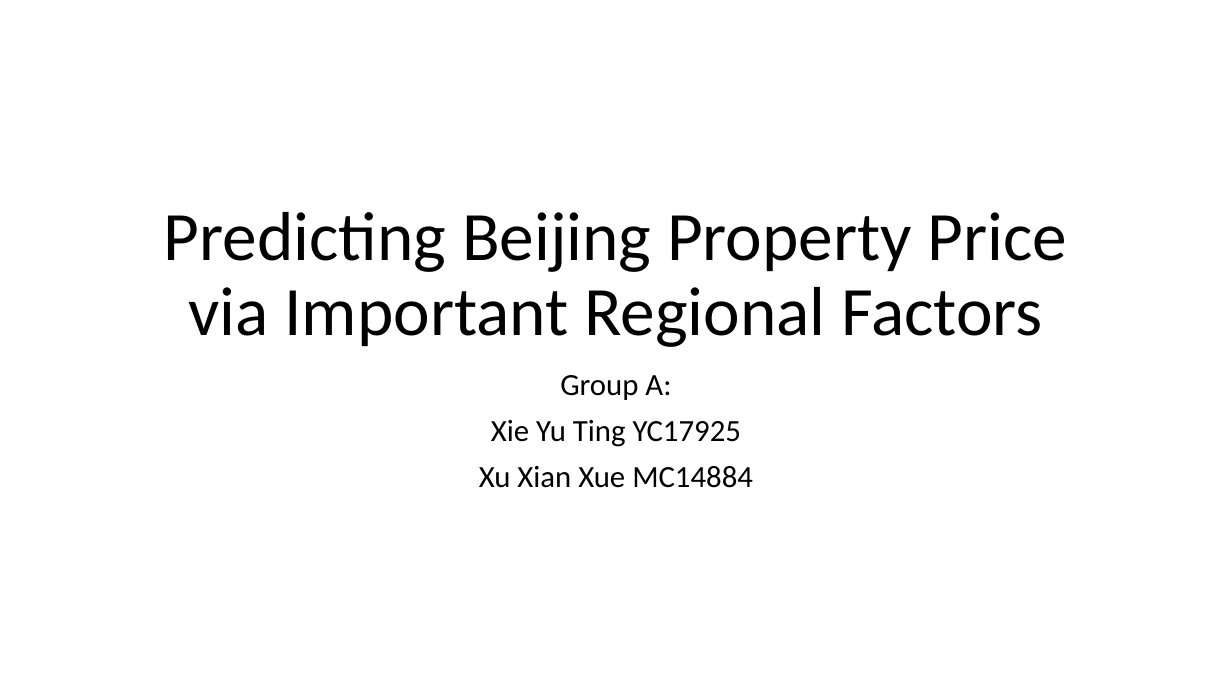
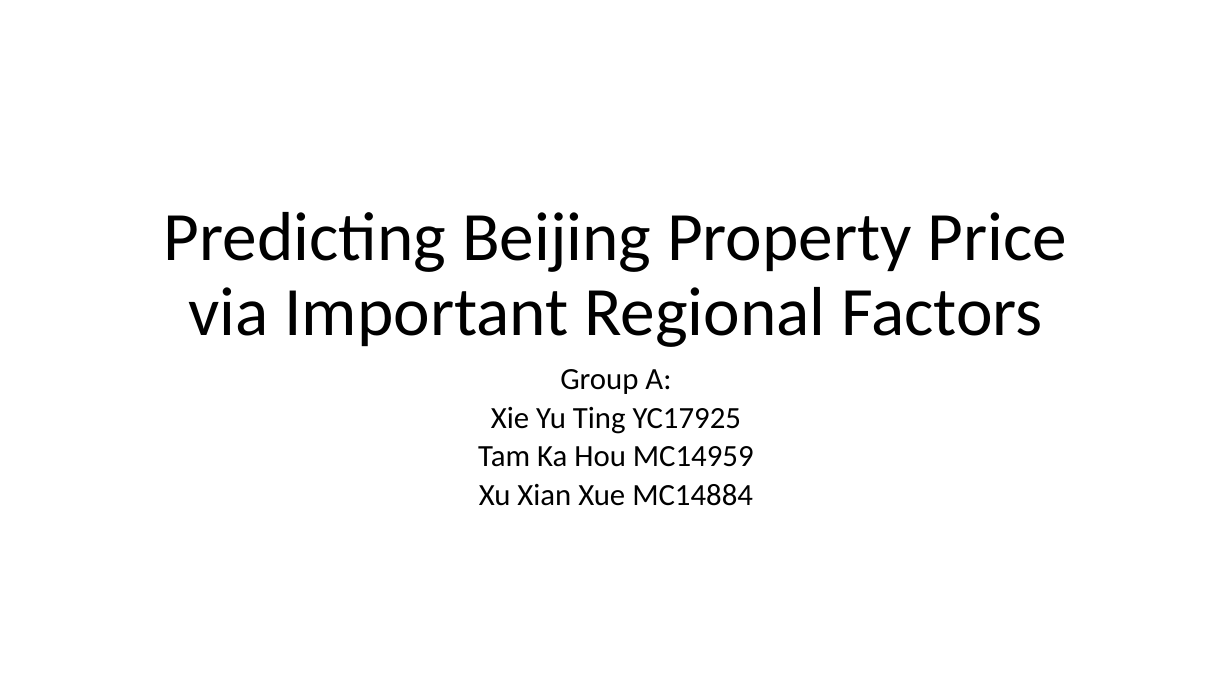
Before and after one commit to lovelydett/crawler_beijing_property, a slide deck: slide 1 of pre.pptx. Drawn at 1232x693 pixels with LibreOffice and Linux fonts; fonts in the diff are those of the drawing. Boxes give left, top, right and bottom in pixels: in the first picture for what was removed or moved away, otherwise in the second. Text is boxed around its words. In the diff, an @@ line names an element or a change of style, - is before the commit and + after.

```diff
--- a/pre.pptx
+++ b/pre.pptx
@@ subtitle at [479,369,753,506]: line spacing 0.9 to 0.7 @@
@@ subtitle at [478,446,754,467]: paragraph added @@
+Tam Ka Hou MC14959
```
Also in this commit, not shown: 3 other files.
